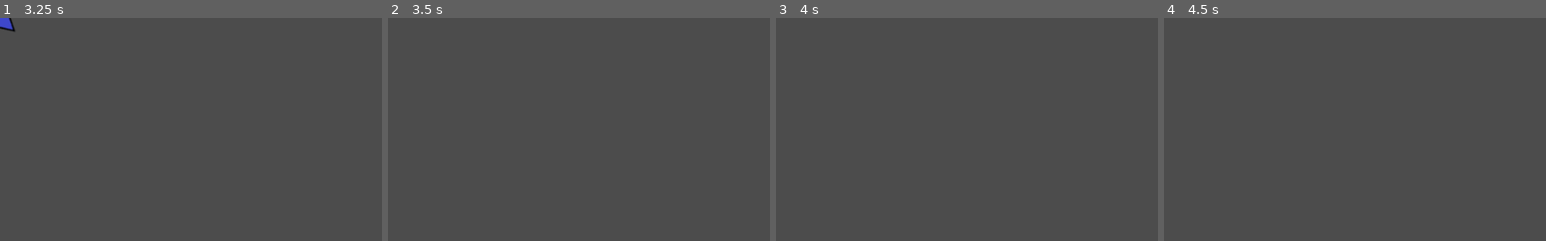
Above: before the commit, frames 1-4 (left to right).
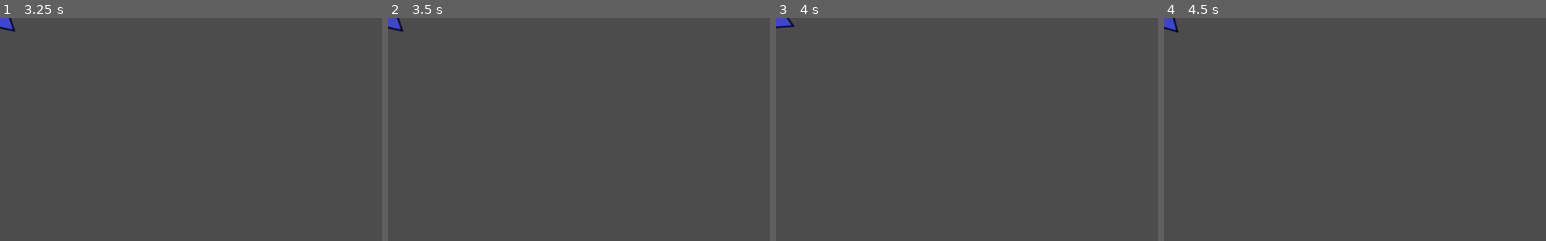
Above: after the commit, the same moments.

Repository: afkpuezo/blinkshooter
Game: Godot game, scene res://Player/Player.tscn
Two runs of this game, one before a commit and one after it. Both use one fixed random seed, a clock stepped at 60 frames per second and the inputs below. The project has no main scene, so this scene is started directly.
Inputs (mouse positions are % of the whole screen's width and height, from its top left):
- Up to frame 1 (3.25 s): tap Enter at 0.5, 2 s; move the mouse to (72, 45) at 0.52 s; tap Space at 1.25, 2.75 s; move the mouse to (30, 55) at 1.27 s; move the mouse to (60, 28) at 2.02 s; move the mouse to (45, 70) at 2.77 s
- Up to frame 2 (3.5 s): no input
- Up to frame 3 (4 s): tap Enter at 3.5 s; move the mouse to (80, 65) at 3.52 s
- Up to frame 4 (4.5 s): tap Space at 4.25 s; move the mouse to (20, 35) at 4.27 s
The pictures show only the part of the screen within x 0-50%, y 0-50%; the shares and areas given below are measured in that part.

Frame 1 is identical in both runs. In frame 2, 0.2% of the frame differs, in the area x 0-4%, y 0-6%; in frame 3, 0.2%; in frame 4, 0.2%.

Commit message:
moved player-specific stuff inside player folder

Diff:
--- a/Player/Player.tscn
+++ b/Player/Player.tscn
@@ -3,7 +3,7 @@
 [ext_resource path="res://player/player.gd" type="Script" id=1]
 [ext_resource path="res://player/player_character.png" type="Texture" id=2]
 [ext_resource path="res://combat_resource/combat_resource.gd" type="Script" id=3]
-[ext_resource path="res://input_based_mover/input_based_mover.gd" type="Script" id=4]
+[ext_resource path="res://player/input_based_mover/input_based_mover.gd" type="Script" id=4]
 [ext_resource path="res://movement_stats/movement_stats.gd" type="Script" id=5]
 
 [node name="Player" type="KinematicBody2D"]
@@ -23,7 +23,6 @@
 __meta__ = {
 "_editor_description_": ""
 }
-REGEN_PER_SECOND = -30.0
 
 [node name="Energy" type="Node" parent="CombatResources"]
 script = ExtResource( 3 )
--- a/Reticle/reticle.tscn
+++ b/Player/reticle/reticle.tscn
@@ -1,13 +1,13 @@
 [gd_scene load_steps=9 format=2]
 
-[ext_resource path="res://reticle/reticle.png" type="Texture" id=1]
-[ext_resource path="res://reticle/reticle.gd" type="Script" id=2]
-[ext_resource path="res://reticle/mouse.gd" type="Script" id=3]
-[ext_resource path="res://reticle/controller.gd" type="Script" id=4]
-[ext_resource path="res://reticle/disabled.gd" type="Script" id=5]
-[ext_resource path="res://state_machine/state_machine.gd" type="Script" id=6]
-[ext_resource path="res://input_based_mover/input_based_mover.gd" type="Script" id=7]
-[ext_resource path="res://movement_stats/movement_stats.gd" type="Script" id=8]
+[ext_resource path="res://player/reticle/reticle.png" type="Texture" id=1]
+[ext_resource path="res://player/reticle/reticle.gd" type="Script" id=2]
+[ext_resource path="res://player/reticle/mouse.gd" type="Script" id=3]
+[ext_resource path="res://state_machine/state_machine.gd" type="Script" id=4]
+[ext_resource path="res://player/reticle/controller.gd" type="Script" id=5]
+[ext_resource path="res://player/reticle/disabled.gd" type="Script" id=6]
+[ext_resource path="res://movement_stats/movement_stats.gd" type="Script" id=7]
+[ext_resource path="res://player/input_based_mover/input_based_mover.gd" type="Script" id=8]
 
 [node name="Reticle" type="KinematicBody2D"]
 script = ExtResource( 2 )
@@ -31,24 +31,24 @@
 rect = Rect2( -2, -2, 4, 4 )
 
 [node name="StateMachine" type="Node" parent="."]
-script = ExtResource( 6 )
+script = ExtResource( 4 )
 initial_state = NodePath("Mouse")
 
 [node name="Mouse" type="Node" parent="StateMachine"]
 script = ExtResource( 3 )
 
 [node name="Controller" type="Node" parent="StateMachine"]
-script = ExtResource( 4 )
+script = ExtResource( 5 )
 
 [node name="InputBasedMover" type="Node" parent="StateMachine/Controller"]
-script = ExtResource( 7 )
+script = ExtResource( 8 )
 input_axis = "ui_reticle"
 
 [node name="Disabled" type="Node" parent="StateMachine"]
-script = ExtResource( 5 )
+script = ExtResource( 6 )
 
 [node name="MovementStats" type="Node" parent="."]
-script = ExtResource( 8 )
+script = ExtResource( 7 )
 ACCELERATION = 800
 MAX_SPEED = 1200
 FRICTION = 1.0
--- a/project.godot
+++ b/project.godot
@@ -17,7 +17,7 @@
 "base": "Node",
 "class": "InputBasedMover",
 "language": "GDScript",
-"path": "res://input_based_mover/input_based_mover.gd"
+"path": "res://player/input_based_mover/input_based_mover.gd"
 }, {
 "base": "Node",
 "class": "MovementStats",
@@ -32,7 +32,7 @@
 "base": "KinematicBody2D",
 "class": "Reticle",
 "language": "GDScript",
-"path": "res://reticle/reticle.gd"
+"path": "res://player/reticle/reticle.gd"
 }, {
 "base": "Node",
 "class": "State",
@@ -61,7 +61,7 @@
 
 [autoload]
 
-TargetReticle="*res://reticle/reticle.tscn"
+TargetReticle="*res://player/reticle/reticle.tscn"
 GameEvents="*res://game_events/game_events.tscn"
 
 [global]
Renamed: input_based_mover/input_based_mover.gd -> Player/input_based_mover/input_based_mover.gd
Renamed: Reticle/controller.gd -> Player/reticle/controller.gd
Renamed: Reticle/disabled.gd -> Player/reticle/disabled.gd
Renamed: Reticle/mouse.gd -> Player/reticle/mouse.gd
Renamed: Reticle/reticle.gd -> Player/reticle/reticle.gd
Renamed: Reticle/reticle.png -> Player/reticle/reticle.png
Not shown, changed: Player/reticle/reticle.png.import
